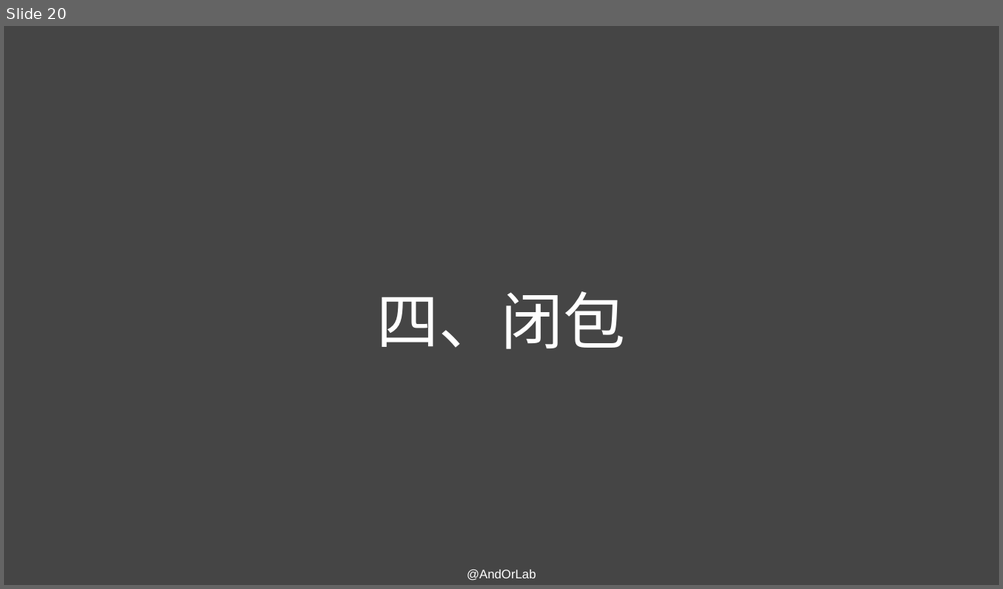
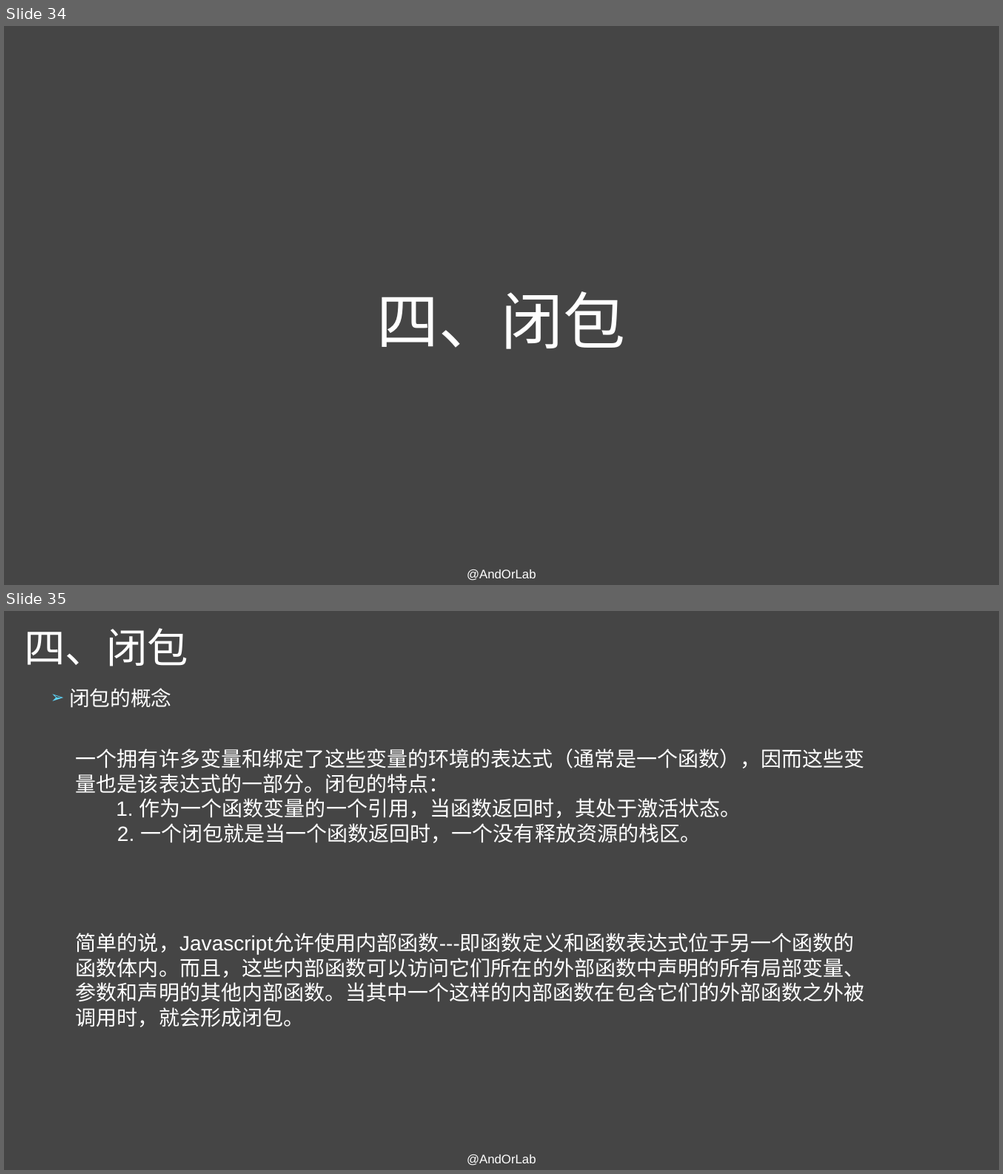
Before and after one commit to AndorLab/TodoList, a slide deck: contents/2018-11-07-王海亮/Javascript原型与闭包的理解.pptx. Shown one above the other, each under a label of ours: slide 20 before the commit, slides 34 and 35 after it. The pictures are 1003x589 and 1003x1174 pixels, drawn with LibreOffice and Linux fonts; fonts in the diff are those of the drawing. Boxes give left, top, right and bottom in pixels: in the first picture for what was removed or moved away, otherwise in the second. Text is boxed around its words. In the diff, an @@ line names an element or a change of style, - is before the commit and + after.

```diff
--- a/contents/2018-11-07-王海亮/Javascript原型与闭包的理解.pptx
+++ b/contents/2018-11-07-王海亮/Javascript原型与闭包的理解.pptx
@@ slide 35 added at bbox=[4, 611, 999, 1170], background #454545 @@
@@ title added at bbox=[24, 628, 188, 667], 39.6 pt, text #FFFFFF @@
+四、闭包
@@ text added at bbox=[69, 688, 172, 707], 19.8 pt, text #FFFFFF @@
+➢ 闭包的概念
@@ text added at bbox=[76, 749, 865, 843], 20 pt, text #FFFFFF @@
+一个拥有许多变量和绑定了这些变量的环境的表达式（通常是一个函数），因而这些变量也是该表达式的一部分。闭包的特点：
+1. 作为一个函数变量的一个引用，当函数返回时，其处于激活状态。
+2. 一个闭包就是当一个函数返回时，一个没有释放资源的栈区。
@@ text added at bbox=[76, 933, 865, 1028], 20 pt, text #FFFFFF @@
+简单的说，Javascript允许使用内部函数---即函数定义和函数表达式位于另一个函数的函数体内。而且，这些内部函数可以访问它们所在的外部函数中声明的所有局部变量、参数和声明的其他内部函数。当其中一个这样的内部函数在包含它们的外部函数之外被调用时，就会形成闭包。
@@ text added at bbox=[466, 1155, 536, 1166], 12 pt, text #FFFFFF @@
+@AndOrLab
@@ what was slide 20 is now slide 34 @@
```
Also in this commit, not shown: 19 other slides added, 1 other file.
